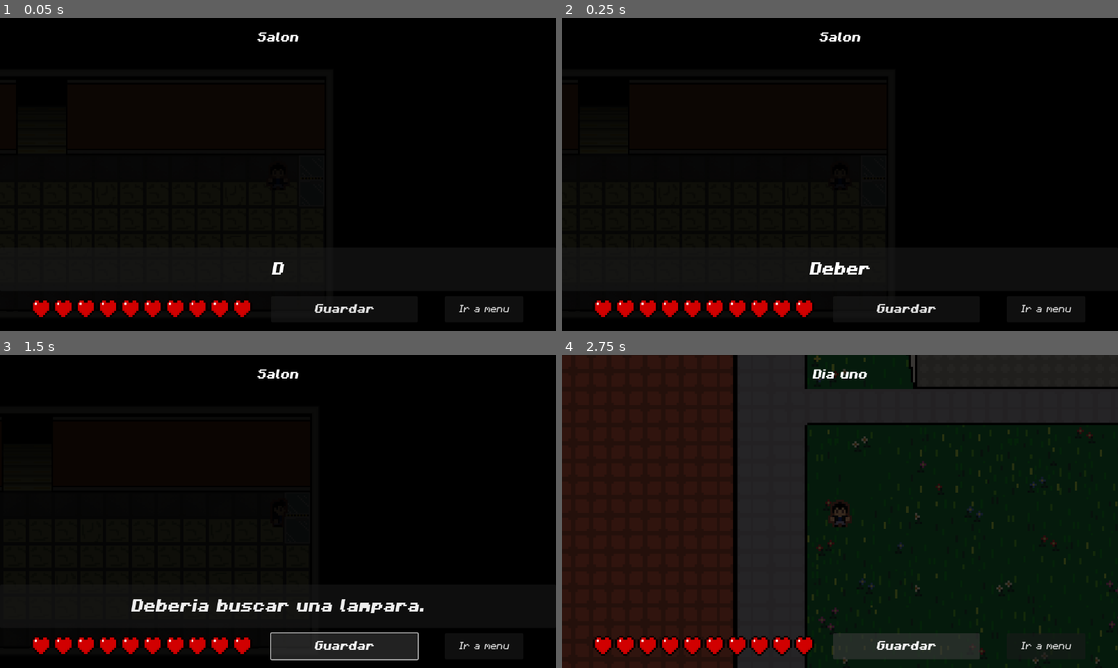
Above: before the commit, frames 1-4 (two rows, left to right).
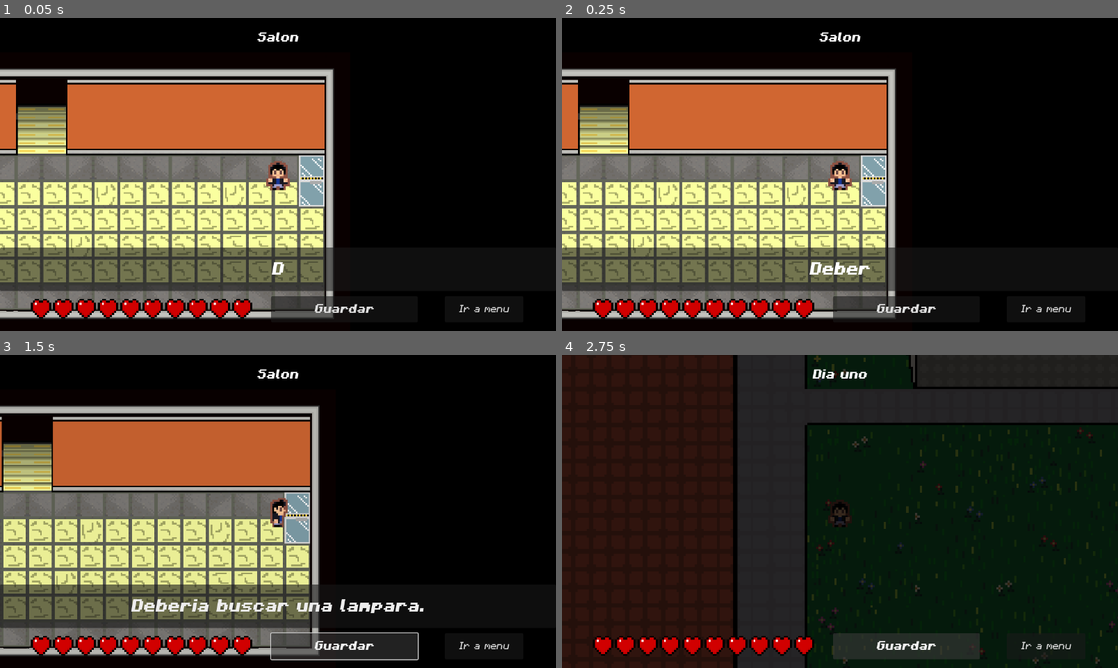
Above: after the commit, the same moments.

Repository: LaloSant/proyecto-topicos-fnaf
Game: Godot game, scene res://source/screens/juego/edifAmb/edificio_amb.tscn
Same seed, same stepped clock (60 frames per second), same inputs: the game is played once before the commit and once after it. This scene is started directly instead of the project's main scene.
Inputs:
- Up to frame 1 (0.05 s): no input
- Up to frame 2 (0.25 s): no input
- Up to frame 3 (1.5 s): click "Guardar" at 0.5 s; tap Q (TECLA_Q) at 1.25 s; hold Right (ui_right) from 1.28 s (still down); hold Ctrl (CntlKey) from 1.28 s (still down)
- Up to frame 4 (2.75 s): tap Enter (ui_accept) at 1.52, 2.27 s; tap Q (TECLA_Q) at 2 s; release Right (ui_right) at 2.03 s; release Ctrl (CntlKey) at 2.03 s; hold Down (ui_down) from 2.03 s (still down); tap Shift (ShiftKey) at 2.1 s

The runs differ from the first frame. In frame 1, 44% of the frame differs, in the area x 0-61%, y 16-97%; in frame 2, 44%; in frame 3, 41%; in frame 4, nothing differs.

Commit message:
nose

Diff:
--- a/config.cfg
+++ b/config.cfg
@@ -18,4 +18,5 @@
 [Partida]
 
 dia=1
-marcador=0
+marcador=4
+tieneLampara=true
--- a/source/screens/juego/edifAmb/edificio_amb.tscn
+++ b/source/screens/juego/edifAmb/edificio_amb.tscn
@@ -32,6 +32,7 @@
 script = ExtResource("1_ylvr1")
 
 [node name="Luz" type="CanvasModulate" parent="."]
+visible = false
 color = Color(0.0605303, 0.0605303, 0.0605303, 1)
 
 [node name="Musica" type="AudioStreamPlayer" parent="."]
@@ -121,6 +122,7 @@
 collision_mask = 2
 
 [node name="PoligonoSalon" type="CollisionPolygon2D" parent="Hitboxes/HitboxSalon2"]
+position = Vector2(-14, -32)
 polygon = PackedVector2Array(992, 64, 992, -128, 736, -128, 734, 63, 745.6, 63.2, 750.4, 76.8, 769.6, 76.8, 778, 64.4, 910, 64.4, 910, 69.2, 778.4, 69.2, 772.8, 79.6, 750.4, 79.6, 743.6, 69.2, 715.2, 69.2, 712, -184, 1000, -184, 1000, 72, 912, 72, 912, 64)
 
 [node name="HitboxP2" type="StaticBody2D" parent="Hitboxes"]
Not shown: 1 places in source/screens/menus/pant_creditos.tscn that only renumber resources
Not shown: 1 places in source/screens/menus/pant_video_intro.tscn that only renumber resources
